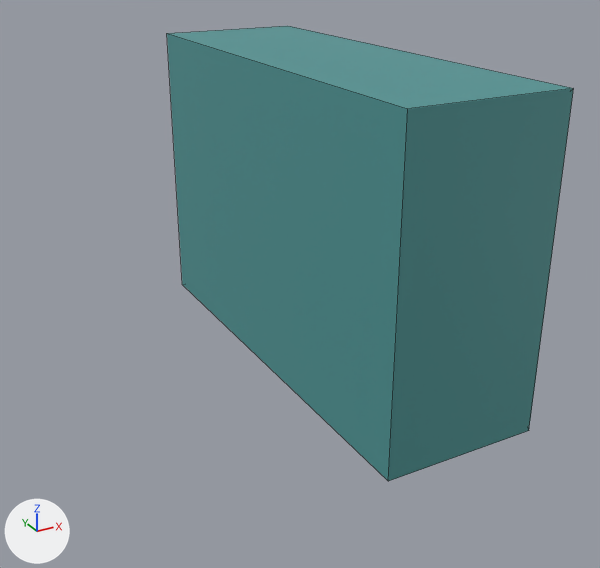
The FBX model ProjetSCP/Assets/Meshes/Tests/SM_box3x2.fbx as it was, and as the next commit left it.
Rendered twice from a 50 mm camera at (-6.37, -5.98, 1.53) aimed at (-1.71, 2.49, -2.7). Lighting does not change. The marker at lower left points along +X, +Y and +Z. Mesh edges are drawn as thin lines. Where no turn or scale is listed for an object, it has been applied to the vertices. Vertices at the same position are counted once.

Names of what the first picture shows: 'normal1'.
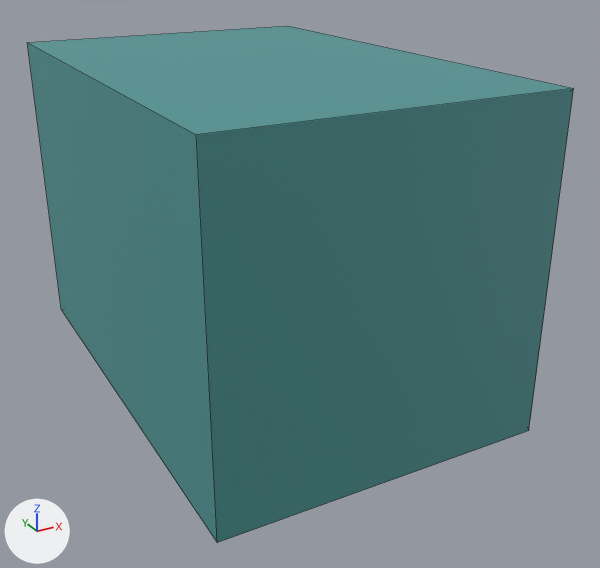
Boxes (x1, y1, x2, y2) around the edits, measured in the pictures (600 x 568 px):
'normal1', reshaped (34% wider, 14% taller): before (167, 26, 574, 481); after (27, 26, 574, 543)

The edits, one by one:
me_normal1 has 16 vertices, 14 faces and spans x -2.0..0.0, y 0.0..6.0, z -4.0..0.0.
me_normal1 is used by ob_normal1; location (0.0, 0.0, 0.0).
Before the commit, vertices of me_normal1: 4 (-1.9, 0.07, -3.93), 5 (-1.9, 0.07, -0.07), 6 (-1.9, 5.93, -0.07), 7 (-1.9, 5.93, -3.93), 8 (-2.0, 6.0, -4.0) at pixel (182, 284).
Before the commit, vertices of me_normal1: 11 (-2.0, 0.0, -4.0) at pixel (388, 481), 12 (-2.0, 6.0, 0.0) at pixel (166, 33), 15 (-2.0, 0.0, 0.0) at pixel (407, 108).
Part 1, on me_normal1:
Vertices 4 to 8, 11, 12, 15 of me_normal1 move by (-2.0, 0.0, 0.0).
